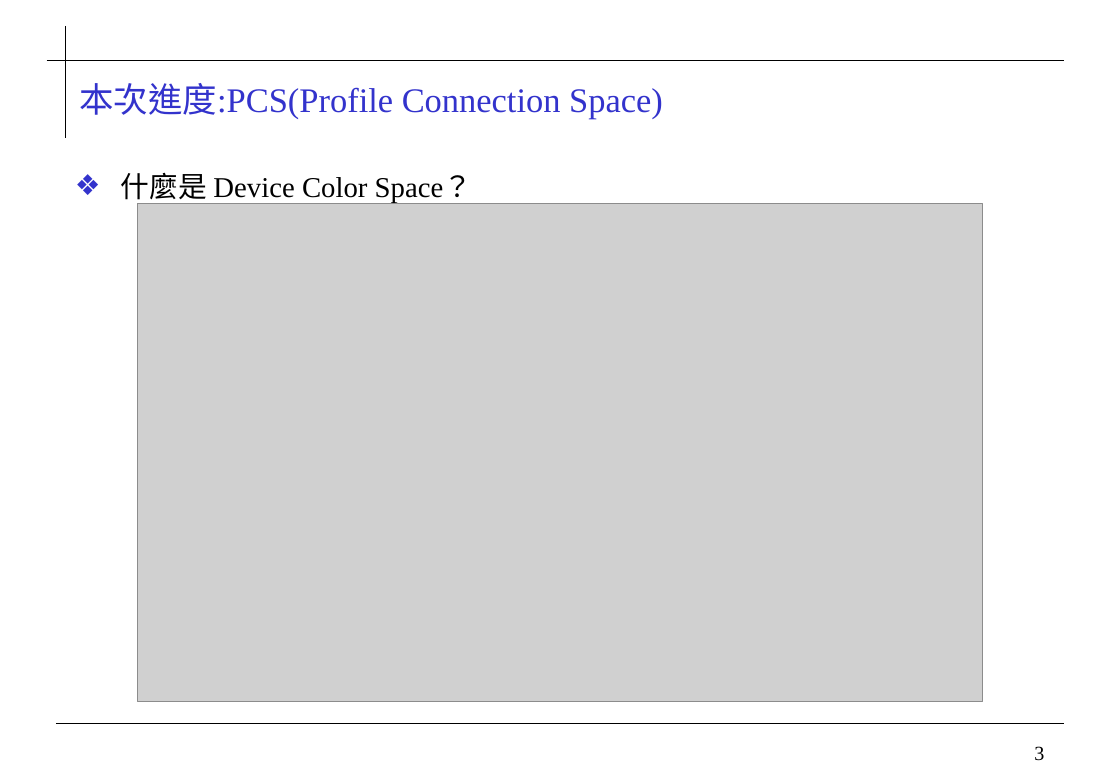
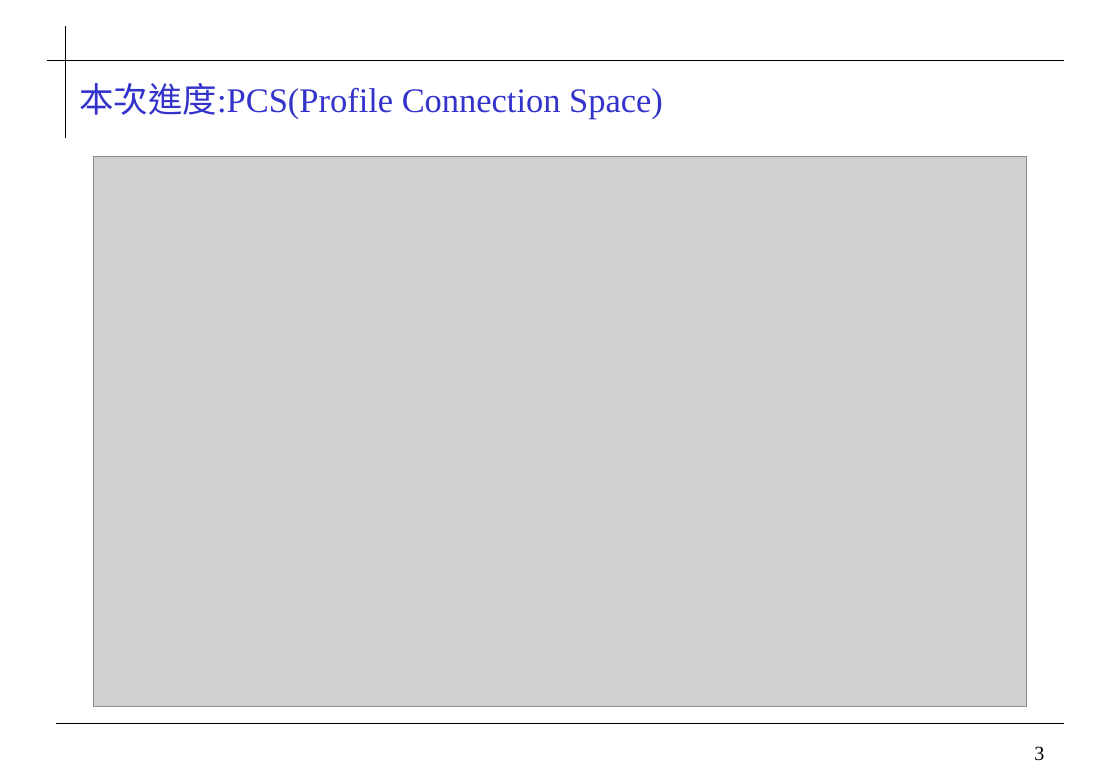
Before and after one commit to 0ilasis0/home, a slide deck: slide 3 of ICCPROFILE.pptx. Drawn at 1120x775 pixels with LibreOffice and Linux fonts; fonts in the diff are those of the drawing; grey boxes stand for pictures; background and template pictures are left out. Boxes give left, top, right and bottom in pixels: in the first picture for what was removed or moved away, otherwise in the second. Text is boxed around its words. In the diff, an @@ line names an element or a change of style, - is before the commit and + after.

```diff
--- a/ICCPROFILE.pptx
+++ b/ICCPROFILE.pptx
@@ picture: place and size @@
-picture at <box>138,204,983,702</box>
+picture at <box>94,156,1027,706</box>
@@ text removed at <box>121,172,473,205</box> @@
-  ❖ 什麼是 Device Color Space？
```
Also in this commit, not shown: 2 other slides changed, 1 slide added, 2 slides removed, 6 other files.
